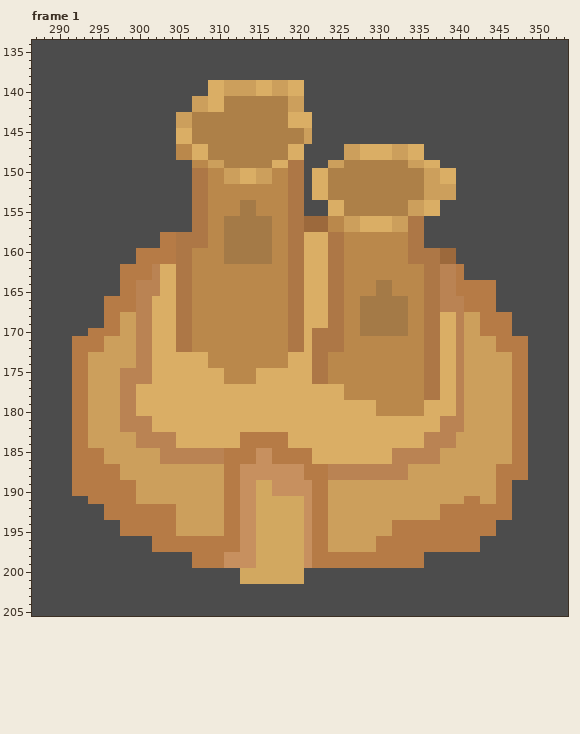
Two versions of one pixel-art file, assets/art/aseprite/scene.aseprite. The picture above was drawn from the file before the commit.
640x360 pixels, 2 frames. Colours within 5 levels of each other are drawn and written as one. Shown: frame 1: x 287..353, y 134..205. The commit also changed other frames or places, which this record leaves out.
After the commit:
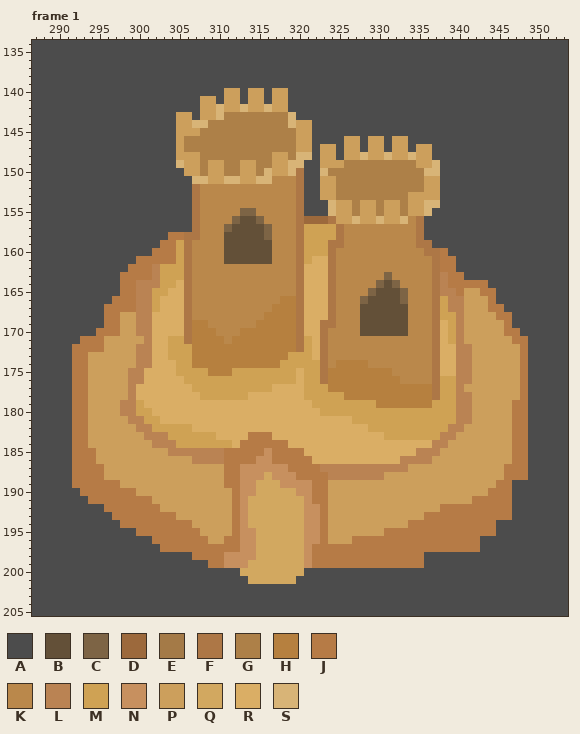
Palette (. is transparent): A #4c4c4c  B #635038  C #7d6445  D #9c693c  E #a47a47  F #ad7746  G #ad8048  H #b6803f  J #b67b46  K #ba884b  L #ba8353  M #cfa254  N #c7905f  P #cc9f5c  Q #d2a860  R #daae65  S #d8b477
Edits made:
Changed rows in their new state; - is an unchanged pixel.
Frame 1, layer "Castle":
first column x 292:
139 -----------------AAAAAAAAAAAA---------------------------
140 -----------------AA--A-PA--AA---------------------------
141 ---------------A-PAPPAPPAPPAA---------------------------
142 ---------------A-PSPPSPPSPPAA---------------------------
143 ---------------APPS--------SAA--------------------------
144 ---------------SS----------SPP--------------------------
145 -------------PPP------------P---------------------------
146 -------------PG-------------P-----PP-PP-PP--------------
147 -------------PGGG----------GPP-PP---APPA--APP-----------
148 -------------PPPG--------PPGSS-PP---SPPS--SPP-----------
149 -------------SPPG----PP--PPSS--P----------G-PS----------
150 --------------PPGPPGGPPGSPPS--AS------------SSAA--------
151 ---------------SSPPSSPPSS--K--APP-------------AA--------
152 ----------------K----------K--APP-------------AA--------
153 ----------------K----------K--APP---------PP--AA--------
154 ----------------K----KK----K----SPP-PP-PP---SS----------
155 ----------------K----CC----K----SPP-PP-PP---SA----------
156 ----------------K--KCBBCK--K----FP-SPPSP-SK-------------
157 ----------------K--CBBBBC--K-MMMMFKKKKKKKKK-------------
158 -----------A-J--K--BBBBBC--K-MMMM---------K-------------
159 -------------M-KK--BBBBBB--K-MMM----------K-F-----------
160 --------AA---M-----BBBBBB--K-MMM-K--------KK--JA--------
161 -------------M-----BBBBBB--K-M---K--------KKK-JJ--------
162 ------A----MMM-------------K-----K----------K-JJA-------
163 -----------MMM-------------K-----K-----C----K--J--------
164 -----------MMR-------------K-----K----CBC---K--J----A---
165 ----------MM-R-------------K-----K---CBBBC--K----PP-----
166 ----A-----M--R------------HH-----K--CBBBBC--K-M--PPP----
167 ----------M--R-----------HHH-----K--BBBBBB--K-M--PPP-J--
168 -------------R----------HHHH-----K--BBBBBB--K-MM---PP---
169 -------------R-HH------HHHHH---F-K--BBBBBB--K--M---PPP--
170 --A----------R-HHH---HHHHHHH--R-KK--BBBBBB--K--M---PPP-J
171 A-------P---MM-HHHH-HHHHHHHH-MR-KK----------K--M-----PP-
172 ------------MMMHHHHHHHHHHHHH-MR-KK----------K----L---PPP
173 ------------MMMHHHHHHHHHHHHMMMR-------------K----L-----P
174 -------------MMHHHHHHHHHHHMMMMM--HHHH-------K----L-----P
175 ------P--R---MMMMHHHMMMMMMMM-MM-HHHHHHHH----K----L-----P
176 ------P--R----MMMMMMMMMMMMMM-MM-HHHHHHHHH---K-MM-L-----P
177 ------P--------MMMMMMMMMM----MMMHHHHHHHHHHHHH-MM-------P
178 ------P---------MMMMMM-------MMMMMHHHHHHHHHHH-MM-L-----P
179 --------M---------------------MMMMMMMMHHHHHHHMMM-L------
180 --------MM---------------------MMMMMMMMMMMMMMMMM-L------
181 ------P--MM------------------------MMMMMMMMMMMMM-L------
182 ------PP--MMMMM----------------------MMMMMMMMMM---------
183 --------P---MMMMMM---R---RR------------MMMMMMM----------
184 --------PP---MMMMMMM------------------------R--P--------
185 ---P-------P-----------J-----R----------RRR-------------
186 ---P-------PPPP-------------------------R----P----------
187 ----PP---------------------JJ--L---------------------P--
188 ----PP------------------Q---J----------PPP-----------P--
189 ------PP-----------------Q------------------------------
190 A------------------P-----QQQ------------------------J---
191 --------JJ---------P--Q--------------------------P-JJ---
192 -----------PP------P--Q-------N-------------------------
193 ----A--------------P--Q-------N-------------JJ----------
194 -------------JJ----P--Q-------N---------PP--------------
195 ------AA-----JJJ---P----------N--------J----------------
196 -----------------PP-----------N----JJJ------------------
197 ----------A---------------------JJJJJJ------------------
199 ---------------AA-----Q---------------------------------
201 ---------------------A------A---------------------------
Pixel boxes of the changes (left, top, right, bottom) in both pictures:
changed: (72, 80, 520, 584)
